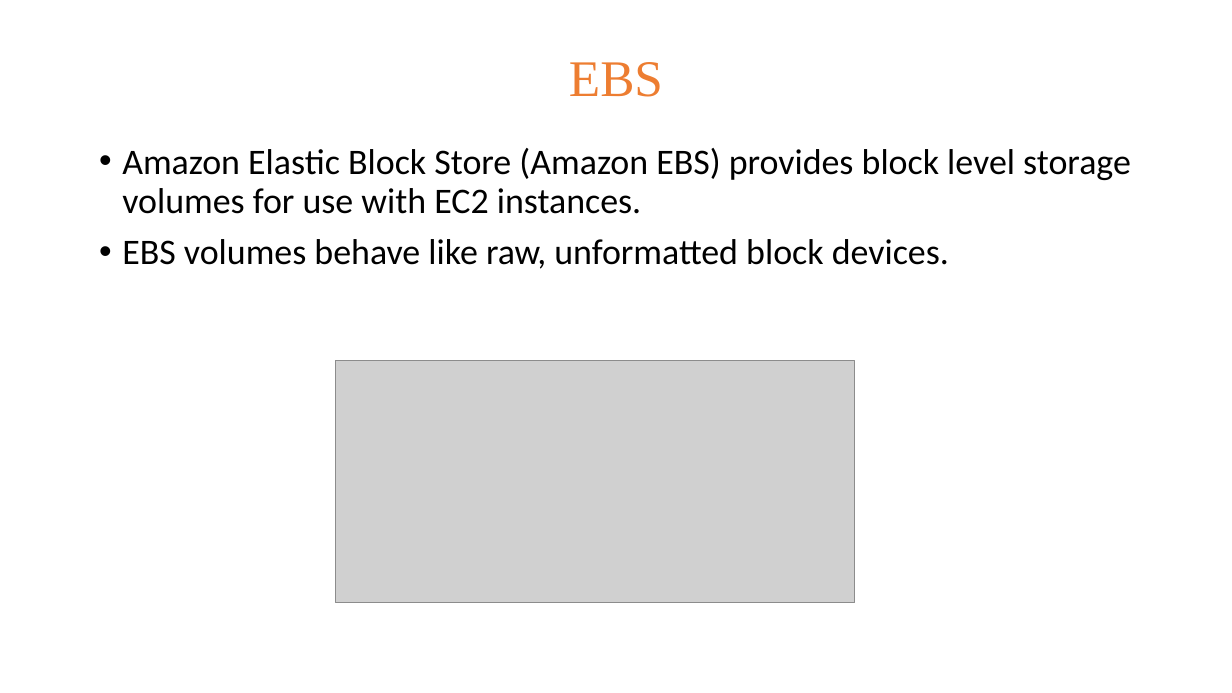
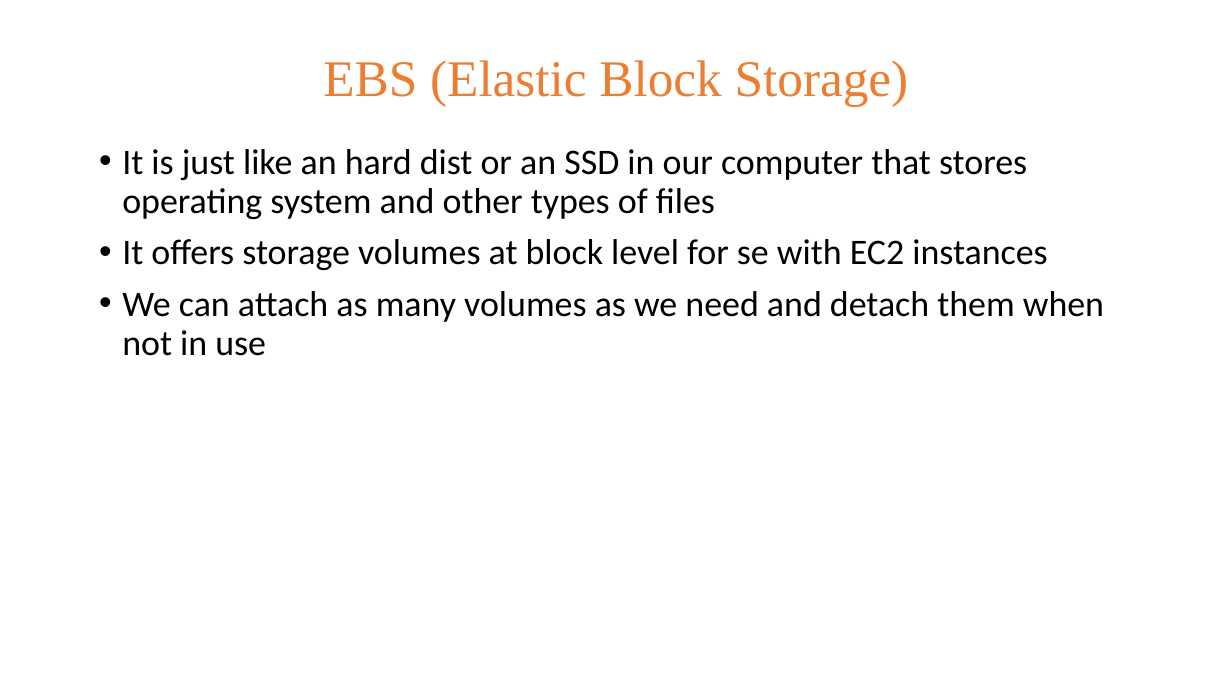
Before and after one commit to aloknath1/cloud-computing, a slide deck: slide 10 of Session-3.pptx (slide 16 before the commit). Drawn at 1232x693 pixels with LibreOffice and Linux fonts; fonts in the diff are those of the drawing; grey boxes stand for pictures. Boxes give left, top, right and bottom in pixels: in the first picture for what was removed or moved away, otherwise in the second. Text is boxed around its words. In the diff, an @@ line names an element or a change of style, - is before the commit and + after.

```diff
--- a/Session-3.pptx
+++ b/Session-3.pptx
@@ title at (x1=323, y1=60, x2=909, y2=107): text changed @@
-EBS
+EBS (Elastic Block Storage)
@@ text at (x1=122, y1=149, x2=1104, y2=356): text changed @@
-• Amazon Elastic Block Store (Amazon EBS) provides block level storage volumes for use with EC2 instances.
-• EBS volumes behave like raw, unformatted block devices.
+• It is just like an hard dist or an SSD in our computer that stores operating system and other types of files
+• It offers storage volumes at block level for se with EC2 instances
+• We can attach as many volumes as we need and detach them when not in use
@@ picture removed at (x1=335, y1=360, x2=855, y2=604) @@
```
Also in this commit, not shown: 3 other slides changed, 7 slides added, 1 slide removed, 1 other file.
